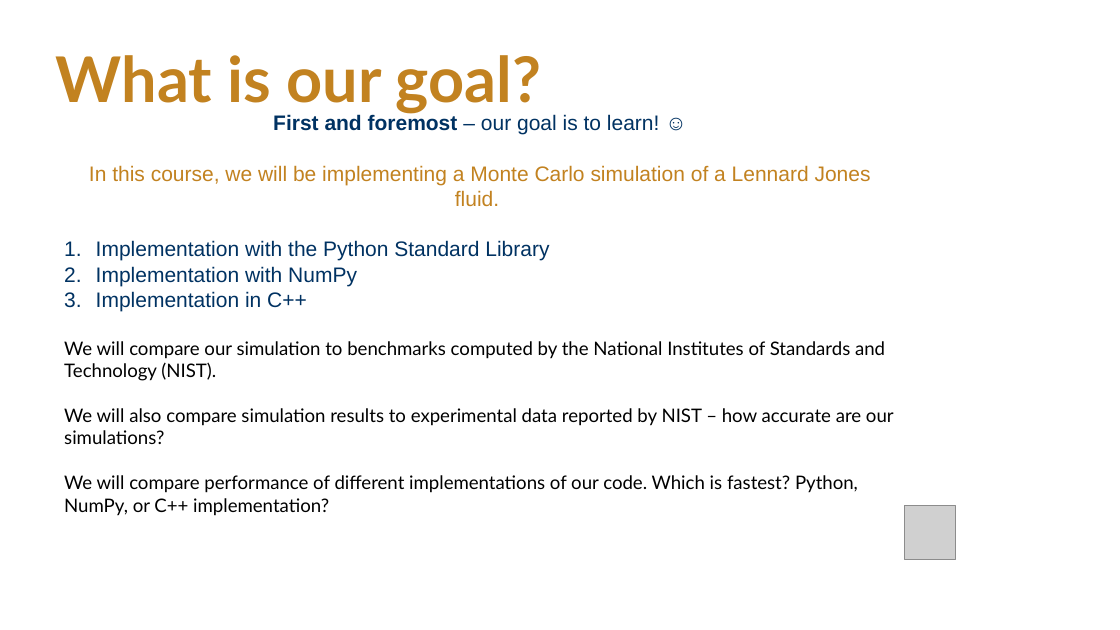
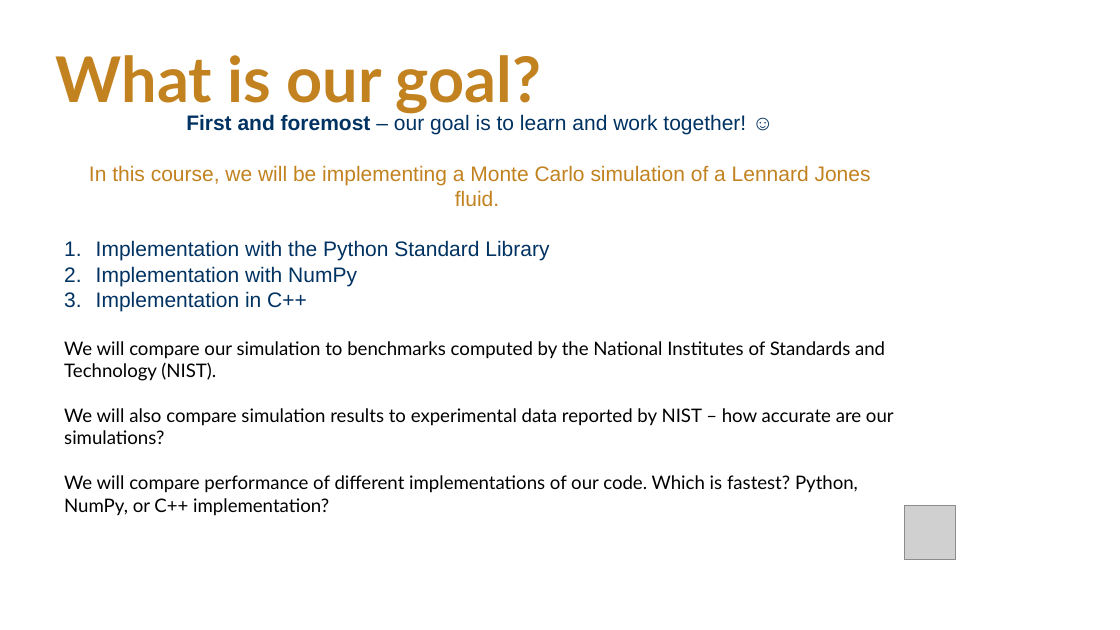
Before and after one commit to msse-2022-bootcamp/lessons, a slide deck: slide 5 of files/msse-intro.pptx. Drawn at 1120x630 pixels with LibreOffice and Linux fonts; fonts in the diff are those of the drawing; grey boxes stand for pictures; background and template pictures are left out. Boxes give left, top, right and bottom in pixels: in the first picture for what was removed or moved away, otherwise in the second. Text is boxed around its words. In the diff, an @@ line names an element or a change of style, - is before the commit and + after.

```diff
--- a/files/msse-intro.pptx
+++ b/files/msse-intro.pptx
@@ text at bbox=[186, 114, 746, 135]: text changed @@
-First and foremost – our goal is to learn! ☺
+First and foremost – our goal is to learn and work together! ☺
```
Also in this commit, not shown: 1 other slide changed, 3 slides added, 1 other file.
